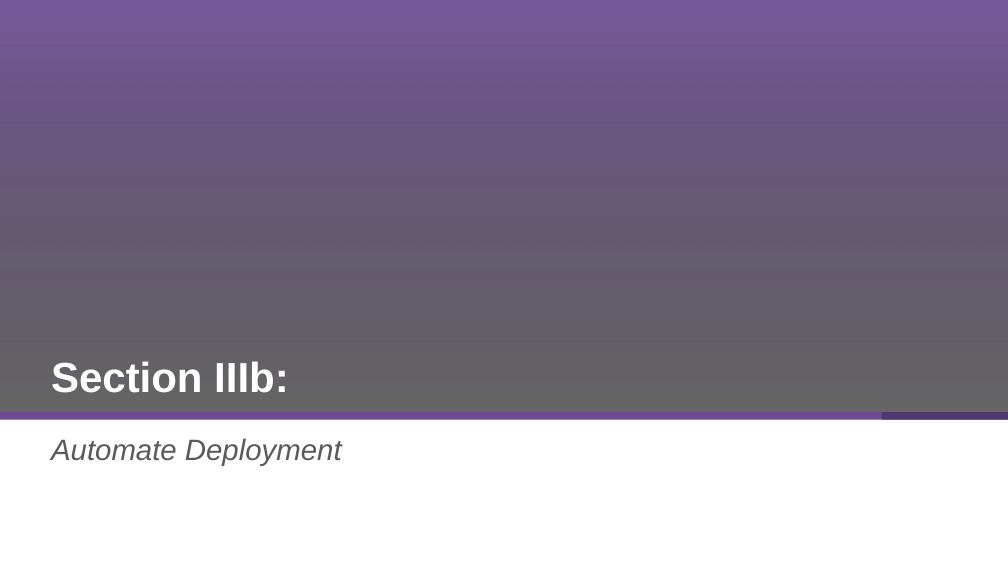
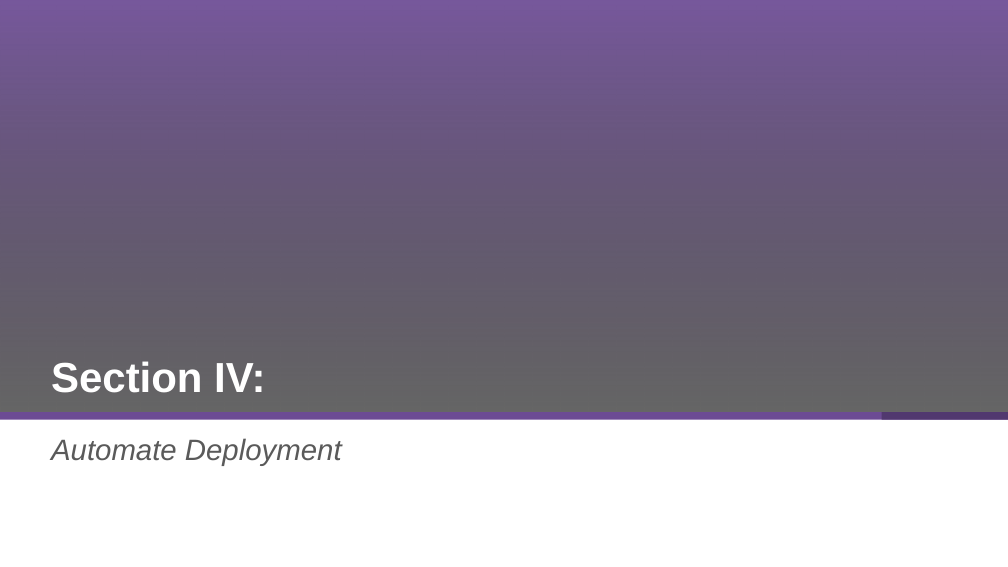
Before and after one commit to McQuitty-Broadcom/Zowe-DevOps-Example, a slide deck: slide 43 of .workshop/DevOps-Workshop.pptx (slide 44 before the commit). Drawn at 1008x567 pixels with LibreOffice and Linux fonts; fonts in the diff are those of the drawing; background and template pictures are left out. Boxes give left, top, right and bottom in pixels: in the first picture for what was removed or moved away, otherwise in the second. Text is boxed around its words. In the diff, an @@ line names an element or a change of style, - is before the commit and + after.

```diff
--- a/.workshop/DevOps-Workshop.pptx
+++ b/.workshop/DevOps-Workshop.pptx
@@ title at <box>51,361,265,393</box>: text changed @@
-Section IIIb:
+Section IV:
```
Also in this commit, not shown: 6 other slides changed, 1 slide removed.
